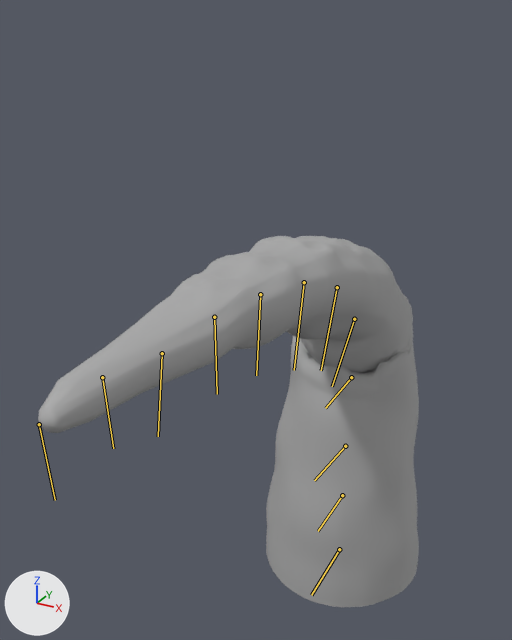
Two versions of the FBX model Assets/ArtAssets/Animations/Final Animations/Kraken/Krakenbase_Idle.fbx, one commit apart.
Before and after are seen from a 50 mm camera at (1.15, -3.35, 3.15) aimed at (-0.5, -0.35, 1.65). Arrows for +X, +Y and +Z are at lower left; the lights stay in place. Both versions are drawn at frame 26 of the action 'Take 001'; the numbers are the values there. The bones that bend it are drawn over the model as lines.

Names of what the first picture shows: 'kraken'.
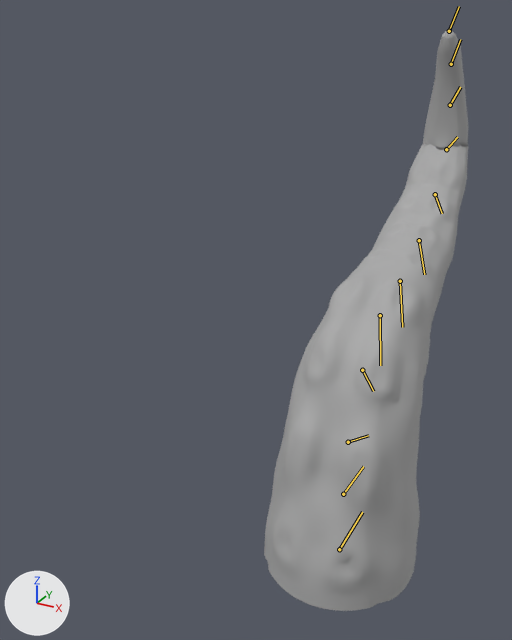
Changed parts and their boxes (x1, y1, x2, y2) in the pictures (512 x 640 px):
'kraken', posed (46% narrower, 56% taller): before (38, 236, 419, 607); after (264, 30, 468, 611)
bone 'Kraken00', root to tip: before (339, 549) to (311, 595); after (339, 549) to (362, 512)
bone 'Kraken01', root to tip: before (342, 495) to (318, 531); after (343, 494) to (363, 466)
bone 'Kraken02', root to tip: before (345, 446) to (314, 480); after (348, 442) to (368, 435)
bone 'Kraken03', root to tip: before (351, 377) to (325, 408); after (362, 370) to (373, 391)
bone 'Kraken04', root to tip: before (354, 319) to (332, 386); after (380, 315) to (380, 365)
bone 'Kraken05', root to tip: before (337, 287) to (321, 370); after (400, 281) to (402, 327)
bone 'Kraken06', root to tip: before (304, 282) to (294, 370); after (419, 240) to (424, 274)
bone 'Kraken07', root to tip: before (260, 294) to (256, 375); after (435, 194) to (442, 213)
bone 'Kraken08', root to tip: before (214, 317) to (217, 394); after (446, 149) to (457, 137)
bone 'Kraken10', root to tip: before (102, 377) to (113, 448); after (451, 64) to (460, 39)

The change in detail:
Bone 'Kraken00' (bone_kraken00) turns from (0, 0, 0) to (-179, 0, -2) degrees about its own x, y and z.
Bone 'Kraken01' (bone_kraken01) turns from (0, 0, -1) to (0, 0, 3) degrees about its own x, y and z.
Bone 'Kraken02' (bone_kraken02) turns from (0, 0, -5) to (0, 0, 21) degrees about its own x, y and z.
Bone 'Kraken03' (bone_kraken03) turns from (0, 0, 7) to (0, 0, 24) degrees about its own x, y and z.
Bone 'Kraken04' (bone_kraken04) turns from (0, 0, 41) to (0, 0, 26) degrees about its own x, y and z.
Bone 'Kraken05' (bone_kraken05) turns from (0, 0, 23) to (0, 0, -10) degrees about its own x, y and z.
Bone 'Kraken06' (bone_kraken06) turns from (0, 0, 11) to (0, 0, -14) degrees about its own x, y and z.
Bone 'Kraken07' (bone_kraken07) turns from (0, 0, 9) to (0, 0, -13) degrees about its own x, y and z.
Bone 'Kraken08' (bone_kraken08) turns from (0, 0, 9) to (0, 0, -42) degrees about its own x, y and z.
Bone 'Kraken10' (bone_kraken10) turns from (0, 0, 14) to (0, 0, -15) degrees about its own x, y and z.
